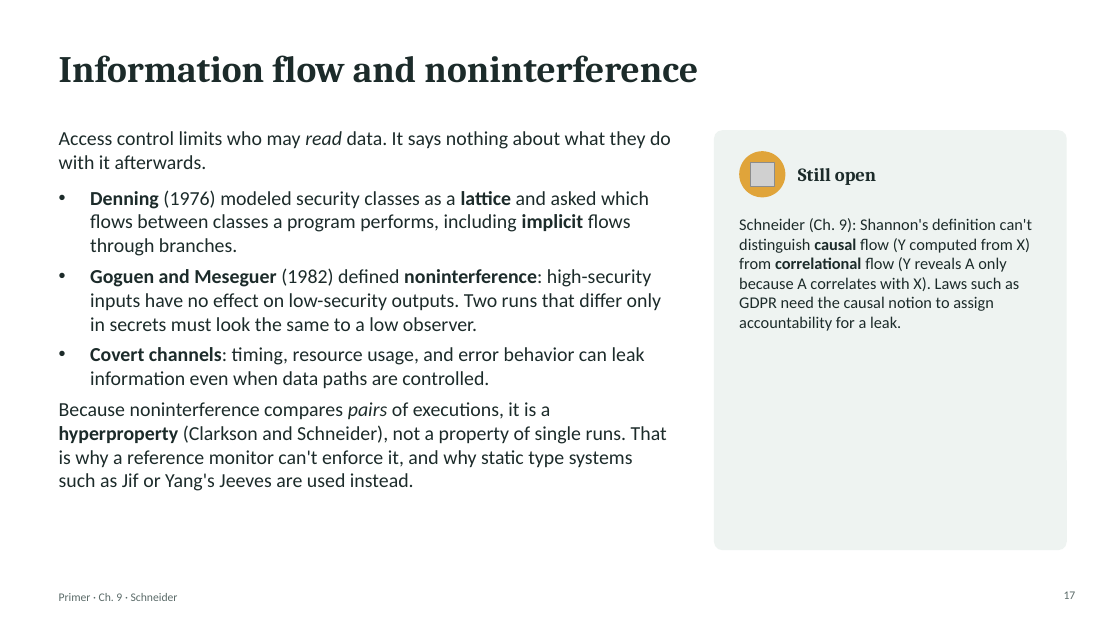
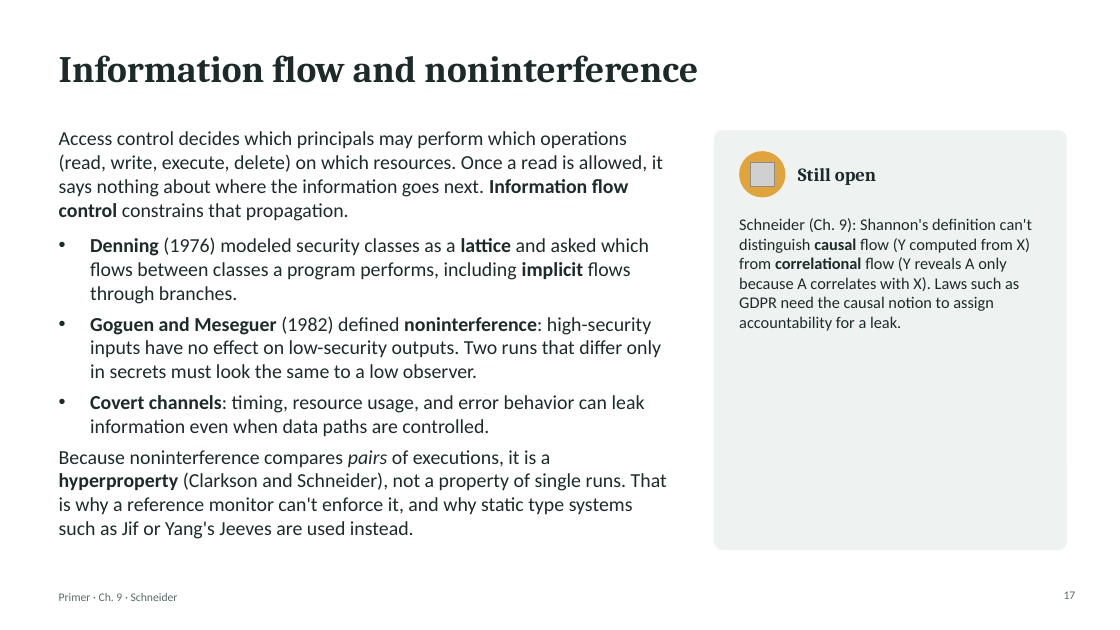
Before and after one commit to agroce/demo_scholarsandinnovators, a slide deck: slide 17 of chapters/09-schneider/primer.pptx. Drawn at 1120x630 pixels with LibreOffice and Linux fonts; fonts in the diff are those of the drawing; grey boxes stand for pictures. Boxes give left, top, right and bottom in pixels: in the first picture for what was removed or moved away, otherwise in the second. Text is boxed around its words. In the diff, an @@ line names an element or a change of style, - is before the commit and + after.

```diff
--- a/chapters/09-schneider/primer.pptx
+++ b/chapters/09-schneider/primer.pptx
@@ text at box(59, 131, 663, 221): text changed @@
-Access control limits who may read data. It says nothing about what they do with it afterwards.
+Access control decides which principals may perform which operations (read, write, execute, delete) on which resources. Once a read is allowed, it says nothing about where the information goes next. Information flow control constrains that propagation.
```
Also in this commit, not shown: 2 other slides changed, 41 other files.
